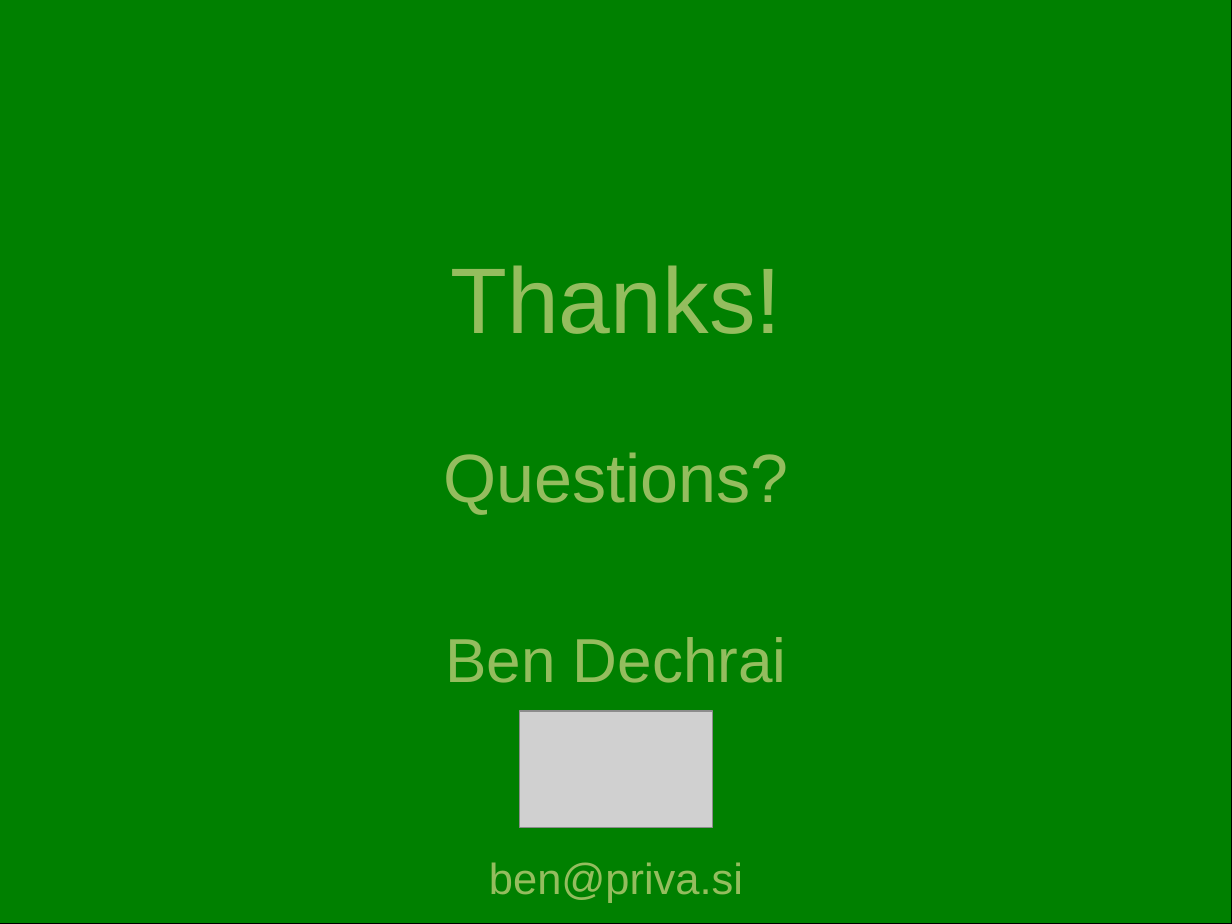
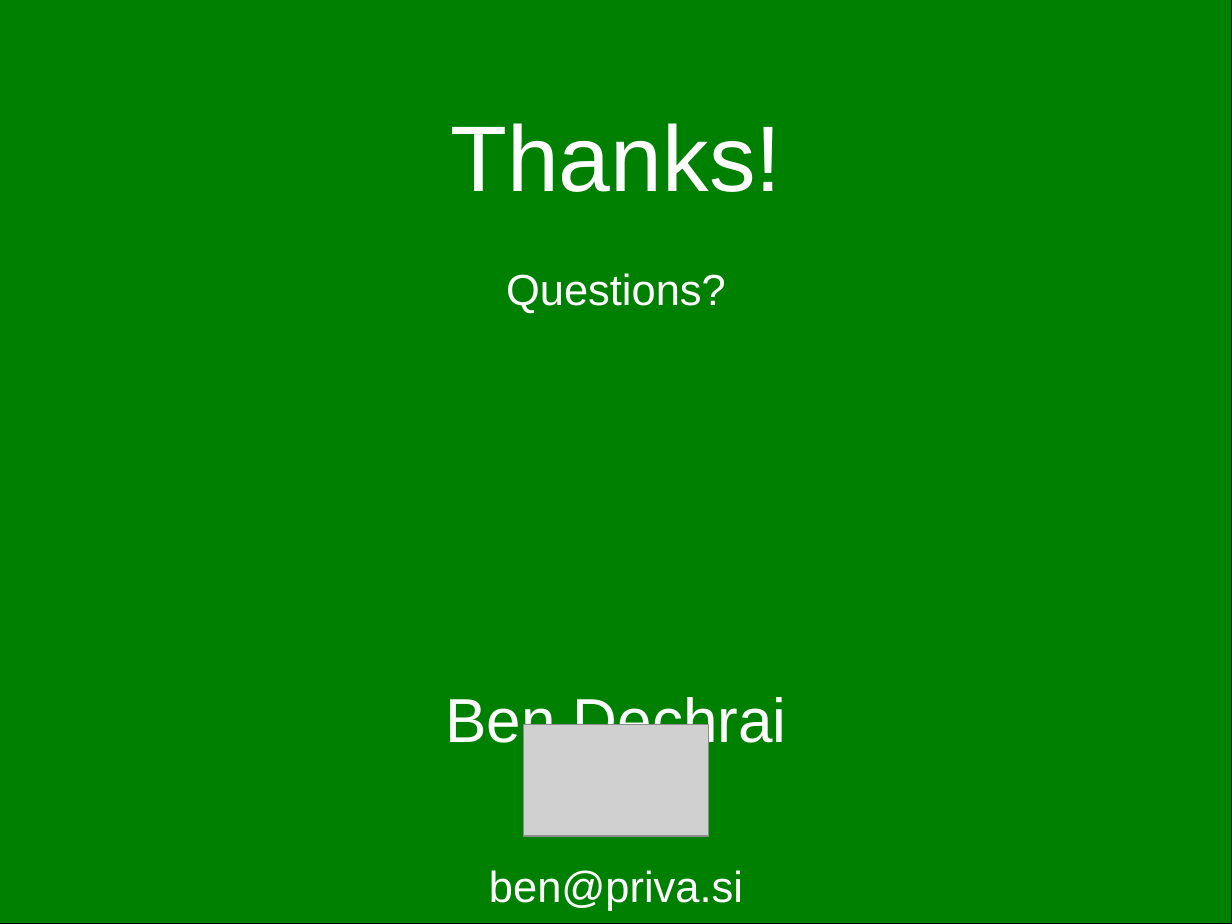
Before and after one commit to bendechrai/preso-security-privacy-anonymity, a slide deck: slide 39 of security-privacy-anonymity.odp (slide 40 before the commit). Drawn at 1232x924 pixels with LibreOffice and Linux fonts; fonts in the diff are those of the drawing; grey boxes stand for pictures; background and template pictures are left out. Boxes give left, top, right and bottom in pixels: in the first picture for what was removed or moved away, otherwise in the second. Text is boxed around its words. In the diff, an @@ line names an element or a change of style, - is before the commit and + after.

```diff
--- a/security-privacy-anonymity.odp
+++ b/security-privacy-anonymity.odp
@@ title "Thanks! Questions? Ben Dechrai ben@priva.si": place and size @@
-title "Thanks! Questions? Ben Dechrai ben@priva.si" at (443, 265, 788, 903)
+title "Thanks! Questions? Ben Dechrai ben@priva.si" at (445, 123, 787, 911)
@@ title "Thanks! Questions? Ben Dechrai ben@priva.si" at (445, 123, 787, 911): size 44 to 28 pt in "Questions?"; text colour #94BD5E to #FFFFFF @@
@@ picture: place and size @@
-picture at (520, 711, 713, 827)
+picture at (524, 724, 709, 836)
```
Also in this commit, not shown: 8 other slides changed, 1 slide removed.
